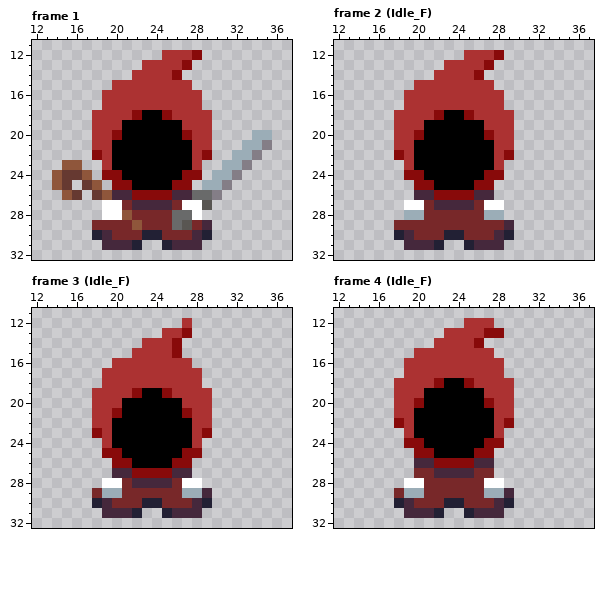
Pixel-art file, stored at Assets/Animation/Art/Wizard.aseprite. Above: the version before the commit.
48x48 pixels, 9 frames. Shown: frame 1: x 12..37, y 11..32; frame 2 (Idle_F): x 12..37, y 11..32; frame 3 (Idle_F): x 12..37, y 11..32; frame 4 (Idle_F): x 12..37, y 11..32. The commit also changed other frames, which this record leaves out.
And afterwards:
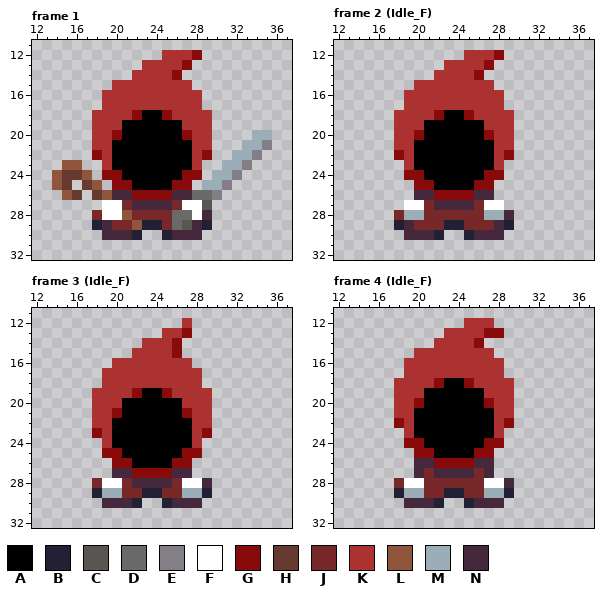
Palette (. is transparent): A #000000  B #222034  C #595652  D #696a6a  E #847e87  F #ffffff  G #880a0a  H #663931  J #782829  K #ac3232  L #8f563b  M #9badb7  N #45283c
Author's note on the commit: feat: create idle anims
What changed:
Frame 1, layer "Layer 4":
y 28: x 18 . -> J; x 29 . -> N
y 29: x 18..19 JJ -> BN; x 23..24 JJ -> BB; x 28..29 JN -> NB
y 30: x 18 B -> .; x 20..27 JJJBBJJJ -> NNB..BNN; x 29 B -> .
y 31: x 19..22 NNNB -> ....; x 25..28 BNNN -> ....
Frame 2 (Idle_F), layer "Layer 4": the same change as frame 1
Frame 3 (Idle_F), layer "Layer 4":
y 28: x 18 . -> J; x 29 . -> N
y 29: x 18 J -> B; x 23..24 JJ -> BB; x 29 N -> B
y 30: x 18 B -> .; x 20..27 JJJBBJJJ -> NNB..BNN; x 29 B -> .
y 31: x 19..22 NNNB -> ....; x 25..28 BNNN -> ....
Frame 4 (Idle_F), layer "Layer 4":
y 27: x 20 J -> N; x 27 J -> N
y 28: x 18 . -> J; x 29 . -> N
y 29: x 18 J -> B; x 23..24 JJ -> BB; x 29 N -> B
y 30: x 18 B -> .; x 20..27 JJJBBJJJ -> NNB..BNN; x 29 B -> .
y 31: x 19..22 NNNB -> ....; x 25..28 BNNN -> ....
Pixel boxes of the changes (left, top, right, bottom) in both pictures:
changed: (92, 210, 212, 250)
changed: (394, 210, 514, 250)
changed: (92, 478, 212, 518)
changed: (394, 468, 514, 518)
